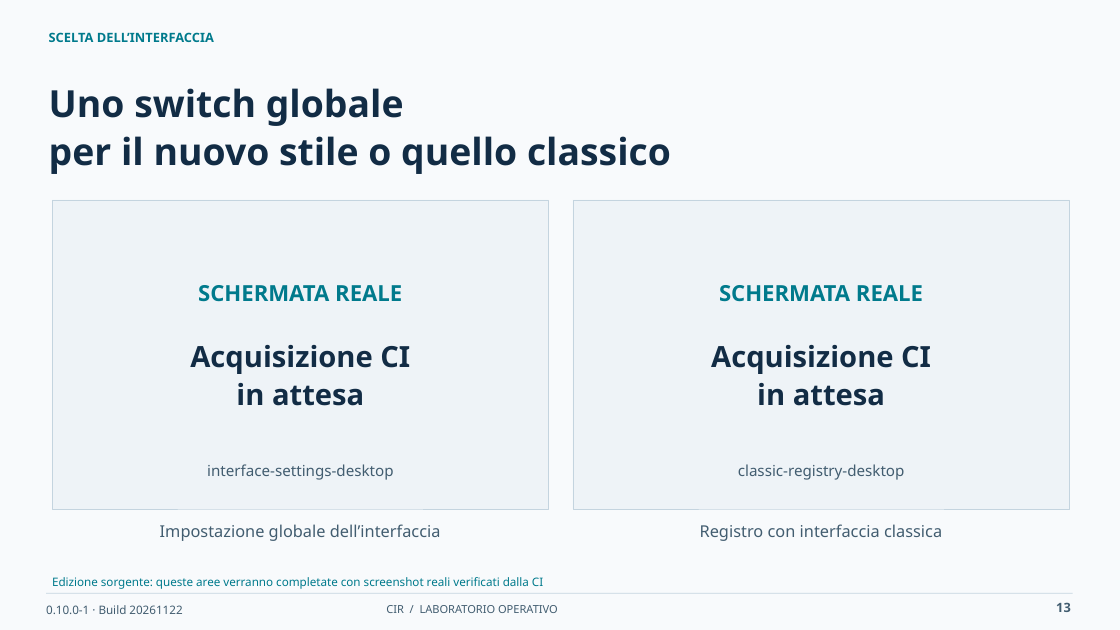
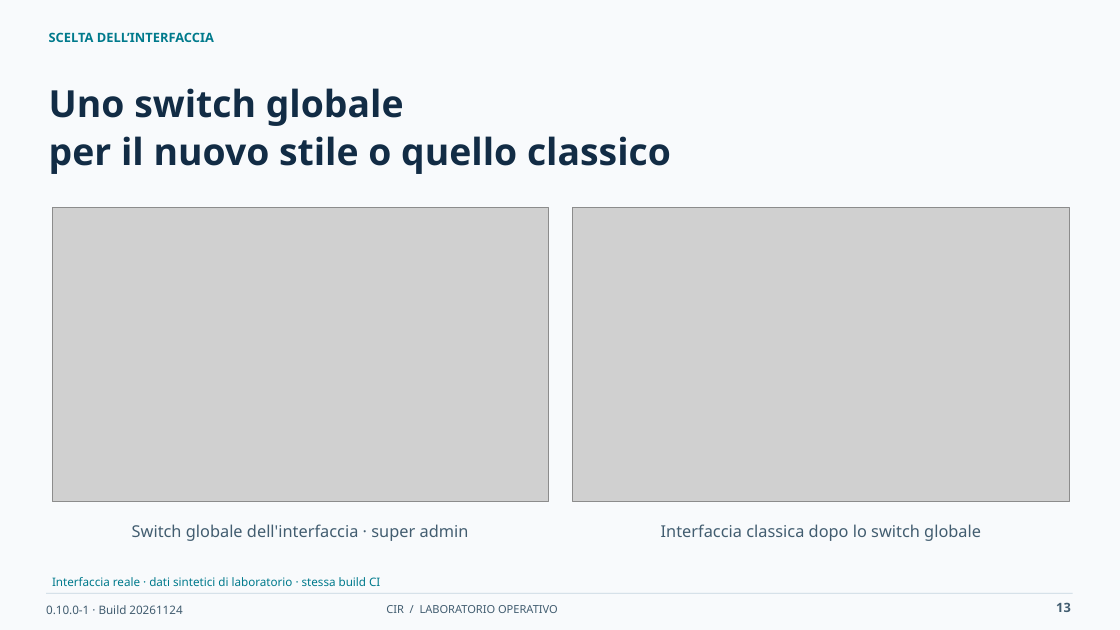
Before and after one commit to desalvo/cybersecurity-incident-registry, a slide deck: slide 13 of docs/presentation/CIR_Operational_Training_IT.pptx. Drawn at 1120x630 pixels with LibreOffice and Linux fonts; fonts in the diff are those of the drawing; grey boxes stand for pictures. Boxes give left, top, right and bottom in pixels: in the first picture for what was removed or moved away, otherwise in the second. Text is boxed around its words. In the diff, an @@ line names an element or a change of style, - is before the commit and + after.

```diff
--- a/docs/presentation/CIR_Operational_Training_IT.pptx
+++ b/docs/presentation/CIR_Operational_Training_IT.pptx
@@ rectangle removed at (52, 200, 549, 509) @@
@@ picture added at (52, 208, 549, 502) @@
@@ rectangle removed at (573, 200, 1070, 509) @@
@@ picture added at (573, 208, 1070, 502) @@
@@ text removed at (198, 285, 402, 302) @@
-SCHERMATA REALE
@@ text removed at (719, 285, 923, 302) @@
-SCHERMATA REALE
@@ text removed at (190, 345, 410, 406) @@
-Acquisizione CI
-in attesa
@@ text removed at (711, 345, 931, 406) @@
-Acquisizione CI
-in attesa
@@ text removed at (207, 464, 393, 480) @@
-interface-settings-desktop
@@ text removed at (738, 464, 905, 480) @@
-classic-registry-desktop
@@ text at (132, 524, 469, 541): text changed @@
-Impostazione globale dell’interfaccia
+Switch globale dell'interfaccia · super admin
@@ text at (661, 524, 981, 541): text changed @@
-Registro con interfaccia classica
+Interfaccia classica dopo lo switch globale
@@ text at (52, 577, 380, 586): text changed @@
-Edizione sorgente: queste aree verranno completate con screenshot reali verificati dalla CI
+Interfaccia reale · dati sintetici di laboratorio · stessa build CI
@@ text at (46, 605, 182, 614): text changed @@
-0.10.0-1 · Build 20261122
+0.10.0-1 · Build 20261124
```
Also in this commit, not shown: 33 other slides changed, 37 other files.
